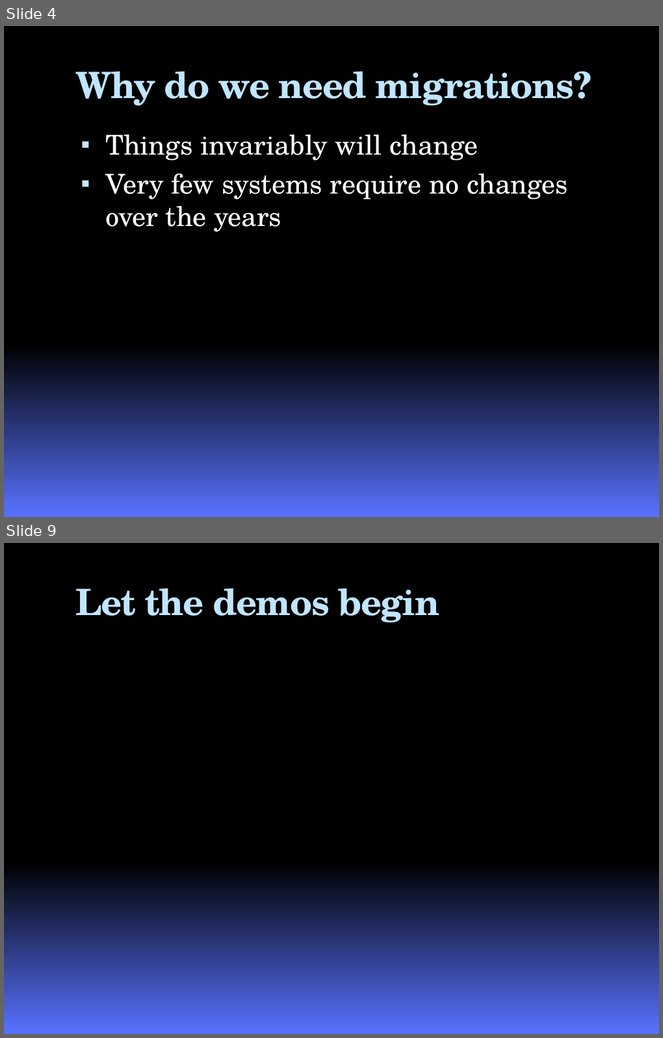
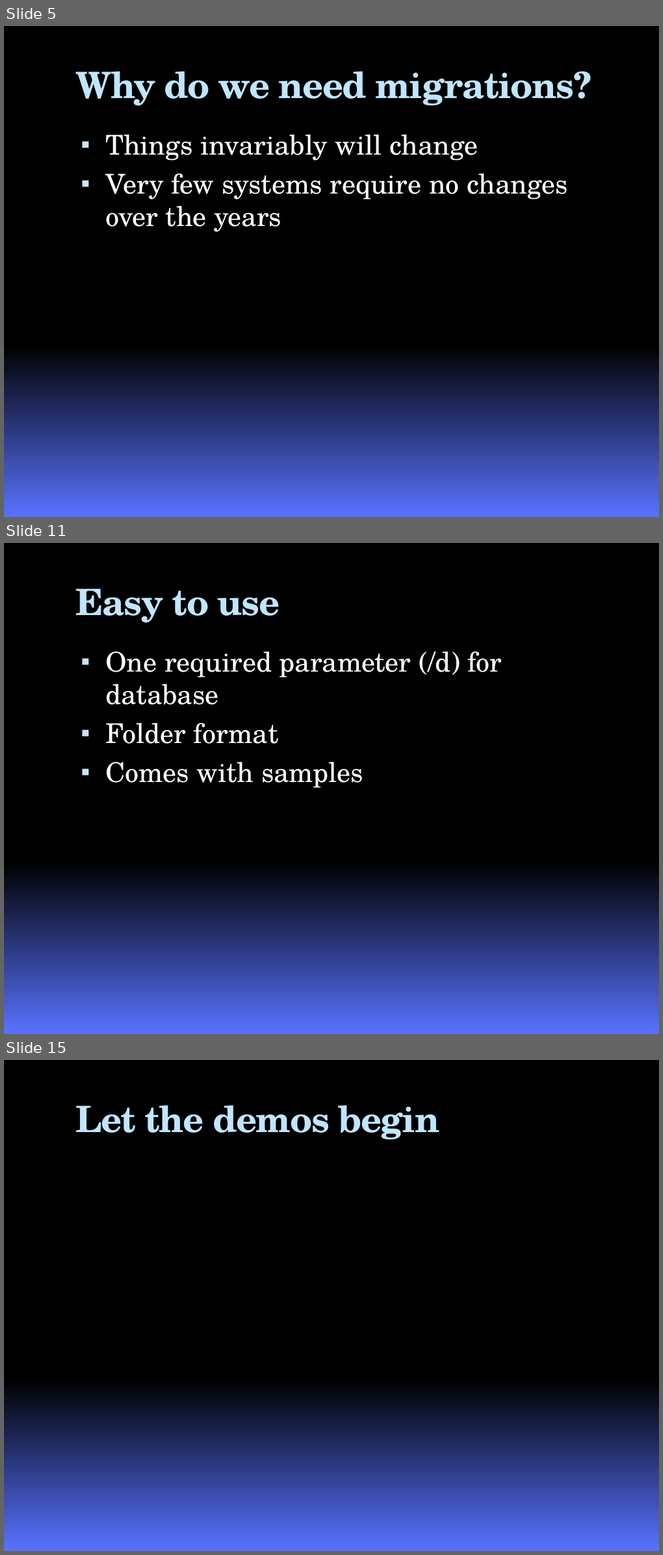
Before and after one commit to google-code-export/roundhouse, a slide deck: branches/nhibernate/docs/RoundhousEPresentation.pptx. Shown one above the other, each under a label of ours: slides 4 and 9 before the commit, slides 5, 11 and 15 after it; the slides between them are not shown. The pictures are 663x1038 and 663x1555 pixels, drawn with LibreOffice and Linux fonts; fonts in the diff are those of the drawing; background and template pictures are left out. Boxes give left, top, right and bottom in pixels: in the first picture for what was removed or moved away, otherwise in the second. Text is boxed around its words. In the diff, an @@ line names an element or a change of style, - is before the commit and + after.

Commit message:
upgrading the build. Working on the auto upgrade runner sample

```diff
--- a/branches/nhibernate/docs/RoundhousEPresentation.pptx
+++ b/branches/nhibernate/docs/RoundhousEPresentation.pptx
@@ slide 11 added at box(4, 543, 659, 1034), background gradient #000000 to #5972FF @@
@@ title added at box(76, 589, 280, 623), 40 pt, text #C0E5FF, bold @@
+Easy to use
@@ text added at box(105, 652, 503, 788), 30 pt, text #FFFFFF @@
+▪ One required parameter (/d) for database
+▪ Folder format
+▪ Comes with samples
@@ what was slide 4 is now slide 5 @@
@@ what was slide 9 is now slide 15 @@
```
Also in this commit, not shown: 2 slides changed, 8 other slides added, 3 slides removed, 44 other files.
